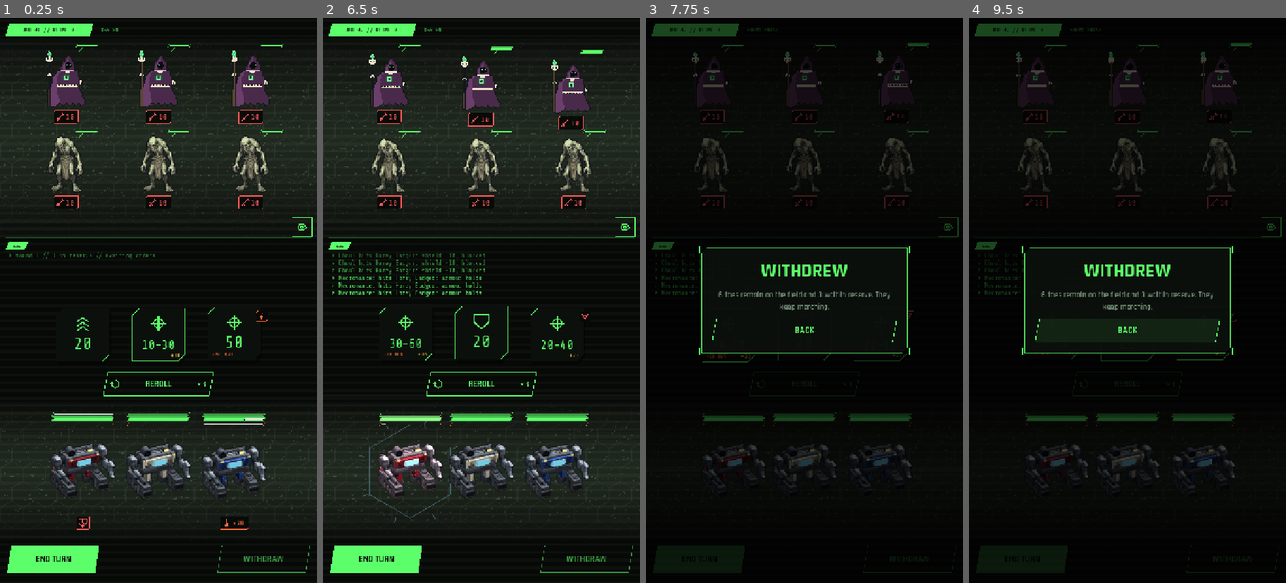
Above: before the commit, frames 1-4 (left to right).
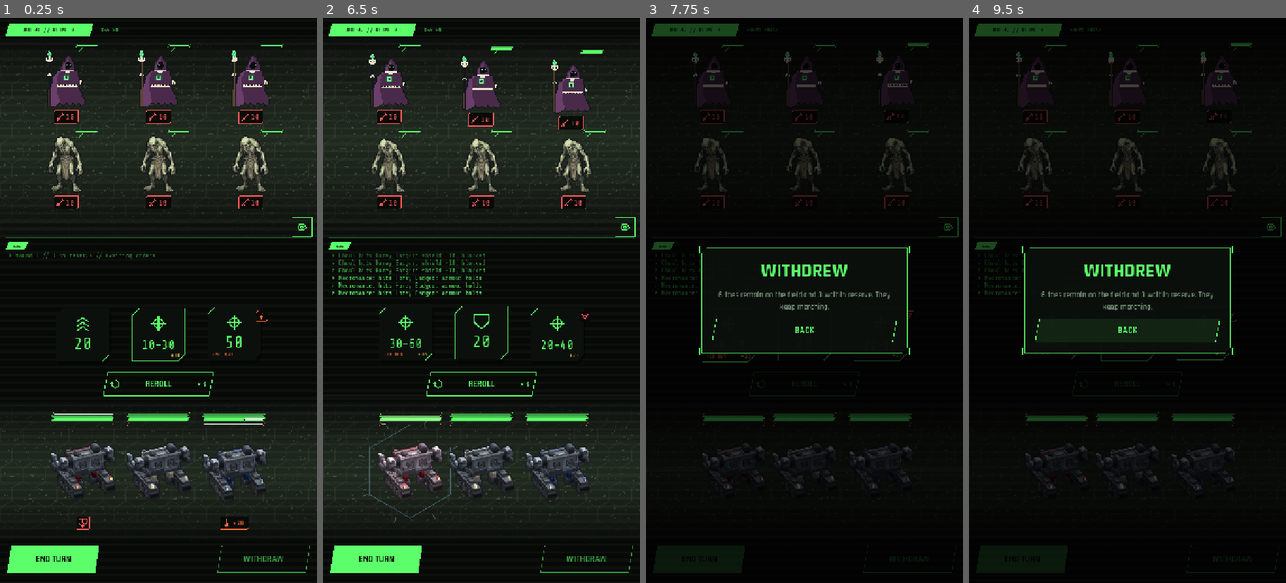
Above: after the commit, the same moments.

Repository: ryanjdmartin/riftgate
Game: Godot game, scene res://game/skirmish/skirmish_screen.tscn
Same seed, same stepped clock (60 frames per second), same inputs: the game is played once before the commit and once after it. This scene is started directly instead of the project's main scene.
Inputs (mouse positions are in pixels of both pictures, inside the frame that each line leads up to):
- Up to frame 1 (0.25 s): no input
- Up to frame 2 (6.5 s): click (624, 227) at 0.5 s; click "REROLL" at 1.25 s; click "END TURN" at 2 s; click "WITHDRAW" at 2.75 s; click (624, 227) at 3.5 s; click "REROLL" at 4.25 s; click "END TURN" at 5 s; click "YES" at 5.75 s
- Up to frame 3 (7.75 s): click "WITHDRAW" at 6.5 s; click "YES" at 7.25 s
- Up to frame 4 (9.5 s): click (1270, 227) at 8 s; click "BACK" at 8.75 s

The runs differ from the first frame. In frame 1, 2.7% of the frame differs, in the area x 15-84%, y 75-86%; in frame 2, 2.9%, in the area x 17-84%, y 75-85%; in frame 3, 0.7%; in frame 4, 0.8%.

Commit message:
Skirmish mechs face the foes: rear three-quarter, turned right
Co-Authored-By: Claude Fable 5.1 <noreply@anthropic.com>

Diff:
--- a/game/ui/mech_view_3d.gd
+++ b/game/ui/mech_view_3d.gd
@@ -17,7 +17,7 @@
 const PITCH := 30.0
 const YAW_FRONT := 45.0     # front three-quarter: the codex hero angle
 const YAW_REAR := 225.0     # rear three-quarter, kept for hero shots
-const YAW_SKIRMISH := 25.0  # the skirmish: front three-quarter biased toward front, turned to the right (the convention)
+const YAW_SKIRMISH := 205.0 # the skirmish: rear three-quarter biased toward away, turned to the right: facing the foes above
 const FILL := 0.92
 
 # The spriter's tones, so 3D and sprites share a palette (tools/spriter/spriter.py).
Not shown, changed: docs/status.md
